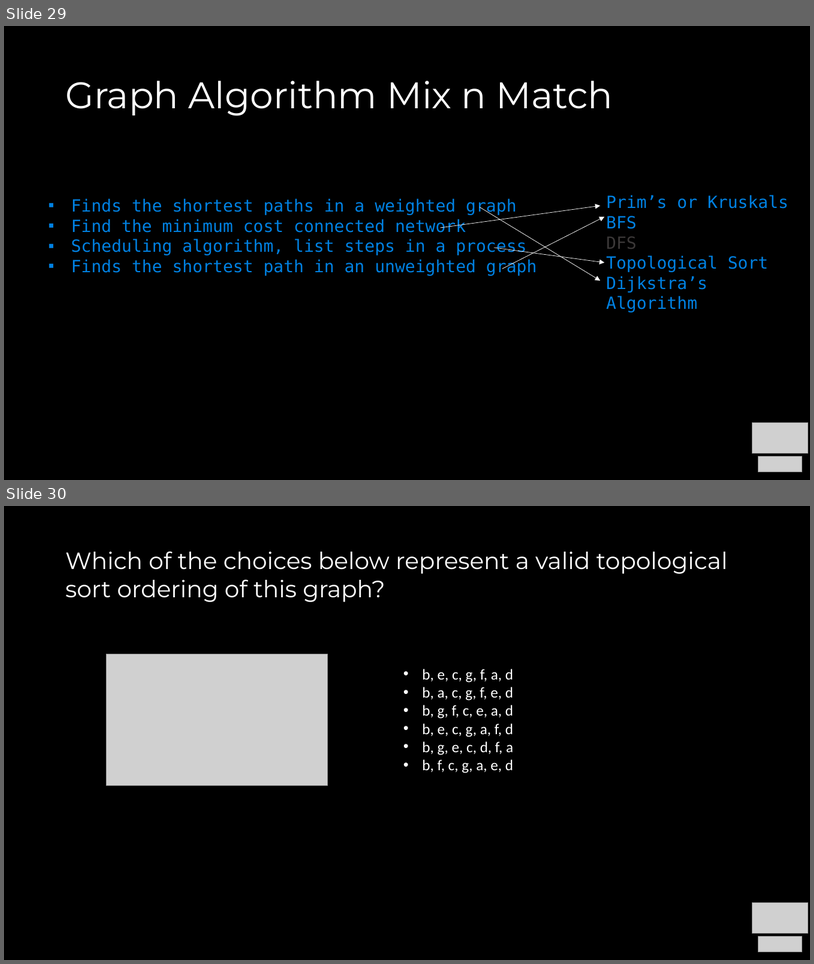
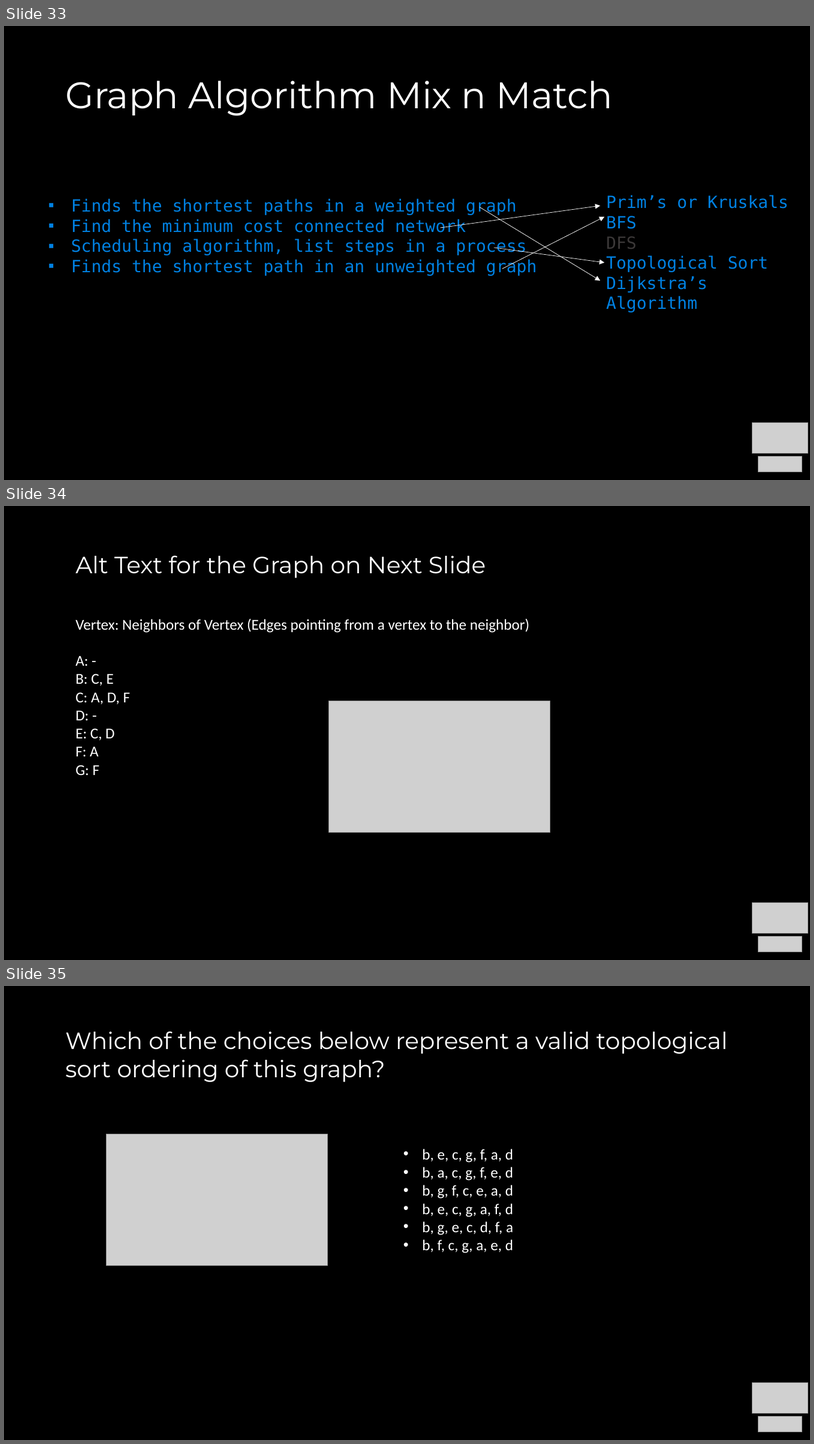
Before and after one commit to COP3530/Instructional-Content, a slide deck: Slides/Slides-PPT/Exam 2 - Review A.pptx. Shown one above the other, each under a label of ours: slides 29 and 30 before the commit, slides 33, 34 and 35 after it. The pictures are 814x964 and 814x1444 pixels, drawn with LibreOffice and Linux fonts; fonts in the diff are those of the drawing; grey boxes stand for pictures. Boxes give left, top, right and bottom in pixels: in the first picture for what was removed or moved away, otherwise in the second. Text is boxed around its words. In the diff, an @@ line names an element or a change of style, - is before the commit and + after.

```diff
--- a/Slides/Slides-PPT/Exam 2 - Review A.pptx
+++ b/Slides/Slides-PPT/Exam 2 - Review A.pptx
@@ slide 34 added at [4, 506, 810, 960], background #000000 @@
@@ text added at [75, 555, 530, 775], 18 pt, text #FFFFFF @@
+Alt Text for the Graph on Next Slide
+Vertex: Neighbors of Vertex (Edges pointing from a vertex to the neighbor)
+A: -
+B: C, E
+C: A, D, F
+D: -
+E: C, D
+F: A
+G: F
@@ picture added at [329, 701, 551, 832] @@
@@ picture added at [753, 902, 809, 933] @@
@@ picture added at [758, 936, 803, 952] @@
@@ what was slide 29 is now slide 33 @@
@@ what was slide 30 is now slide 35 @@
```
Also in this commit, not shown: 10 slides changed, 7 other slides added, 1 other file.
